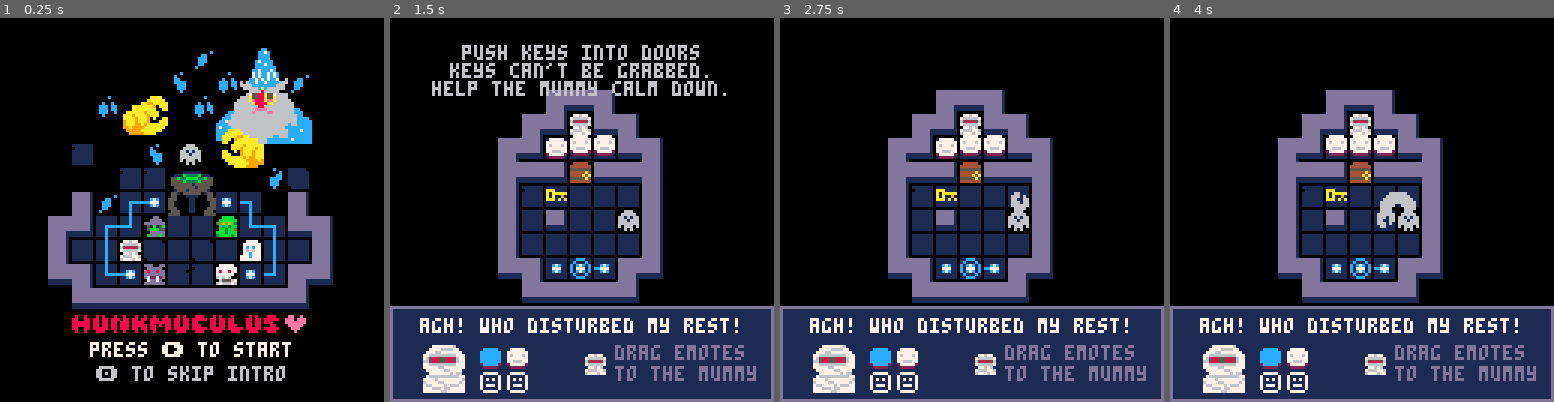
Above: before the commit, frames 1-4 (left to right).
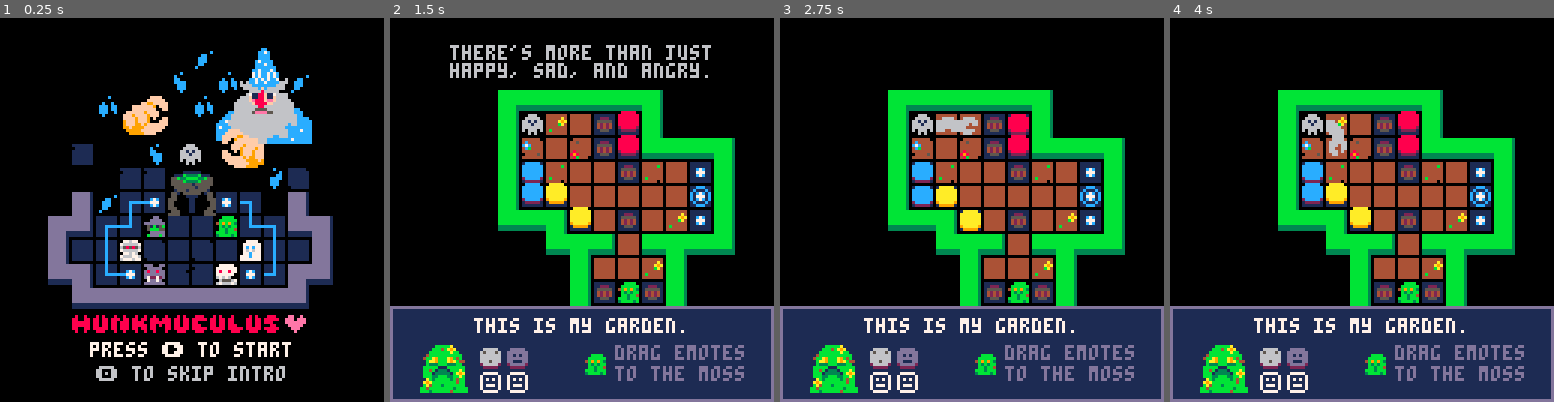
Above: after the commit, the same moments.

Repository: MisuseofMana/pico-8-carts
Game: PICO-8 cartridge hunkmunculus/hunkmunculus.p8
Same seed, same stepped clock (60 frames per second), same inputs: the game is played once before the commit and once after it.
Inputs:
- Up to frame 1 (0.25 s): no input
- Up to frame 2 (1.5 s): tap X (X key) at 0.33, 1.07 s; tap O (Z key) at 0.7 s
- Up to frame 3 (2.75 s): hold Right 1.6-2.1 s; tap O (Z key) at 1.7, 2.1, 2.5 s; tap X (X key) at 1.85 s; hold Up 2.15-2.42 s; hold Right from 2.47 s (still down)
- Up to frame 4 (4 s): tap O (Z key) at 2.9, 3.3, 3.7 s; tap X (X key) at 2.97 s; release Right at 3.03 s; hold Left 3.08-3.58 s; hold Down 3.63-3.97 s

The runs differ from the first frame. In frame 1, 1.5% of the frame differs, in the area x 32-72%, y 17-40%; in frame 2, 32%, in the area x 7-96%, y 7-98%; in frame 3, 29%; in frame 4, 29%.

Commit message:
add more levels

Diff:
--- a/hunkmunculus/hunkmunculus.p8
+++ b/hunkmunculus/hunkmunculus.p8
@@ -99,7 +99,7 @@
 	}
 
 	save_lvl()
-	init_lvl(7)
+	init_lvl(9)
 	music(0)
 end
 
@@ -956,146 +956,187 @@
 end
 
 leveldata={
-		{
-			--lvl 1 witch intro
-			rm={0,0,36,35,7,5},
-			goal={31},
-			intro="hey lil guy, what's up?",
-			lose="",
-			win="still learning to talk huh?",
-			banter={},
-			txt={
-				{"⬆️➡️⬇️⬅️ to move hand",8},
-				{"hold ❎/x to grab",2},
-				{"drag floating emotes."},
-			}
+	{
+		--lvl 1 witch intro
+		rm={0,0,36,35,7,5},
+		goal={31},
+		intro="hey lil guy, what's up?",
+		lose="",
+		win="still learning to talk huh?",
+		banter={},
+		txt={
+			{"⬆️➡️⬇️⬅️ to move hand",8},
+			{"hold ❎/x to grab",2},
+			{"drag floating emotes."},
+		}
+	},
+	{
+		--lvl 2 witch second intro
+		rm={7,0,30,40,9,5},
+		goal={46,30},
+		intro="did the wizard send you?",
+		lose="you're not making any sense.",
+		win="something's wrong with him?",
+		banter={
+			"i'll take that as a yes.",
 		},
-		{
-			--lvl 2 witch second intro
-			rm={7,0,30,40,9,5},
-			goal={46,30},
-			intro="did the wizard send you?",
-			lose="you're not making any sense.",
-			win="something's wrong with him?",
-			banter={
-				"i'll take that as a yes.",
-			},
-			txt={
-				{"respond with the right"},
-				{"emotes in the right order"},
-				{"to complete a level."},
-			}
+		txt={
+			{"respond with the right"},
+			{"emotes in the right order"},
+			{"to complete a level."},
+		}
+	},
+	{
+		--lvl 3 witch color merge
+		rm={25,0,40,30,7,7},
+		goal={12},
+		intro="you need more emotional depth.",
+		lose="that doesn't seem right...",
+		win="nice that's happy!",
+		banter={},
+		txt={
+			{"combine two yellow to"},
+			{"make a happy emote."},
 		},
-		{
-			--lvl 3 witch color merge
-			rm={25,0,40,30,7,7},
-			goal={12},
-			intro="you meed emotional variety.",
-			lose="that doesn't seem right...",
-			win="nice that's happy!",
-			banter={},
-			txt={
-				{"combine two yellow to"},
-				{"make a happy emote."},
-			},
+	},
+	{
+		--lvl 4 witch color merge 2
+		rm={32,0,30,34,7,5},
+		goal={13,14},
+		intro="show me angry...",
+		lose="tsk tsk, that's not it.",
+		win="nice work, you learn fast!",
+		banter={"great! now do sad."},
+		txt={
+			{"match two red for angry."},
+			{"match two blue for sad."}
 		},
-		{
-			--lvl 4 witch color merge 2
-			rm={32,0,30,34,7,5},
-			goal={13,14},
-			intro="show me angry...",
-			lose="tsk tsk, that's not it.",
-			win="nice work, you learn fast!",
-			banter={"great! now do sad."},
-			txt={
-				{"match two red for angry."},
-				{"match two blue for sad."}
-			},
+	},
+	{
+		--lvl 6 witch next level
+		rm={50,0,30,34,11,7},
+		goal={46},
+		intro="i've taught you all i know.",
+		lose="",
+		win="go visit my friend, moss.",
+		banter={},
+		txt={}
+	},
+	{
+		--lvl 7 moss intro barrels
+		rm={59,0,30,24,9,9},
+		goal={31},
+		intro="w-who's out there?",
+		lose="",
+		win="oh! a homunculus!?",
+		banter={},
+		txt={
+			{"barrels can be pushed"},
+			{"into empty spaces."}
 		},
-		{
-			--lvl 5 witch color merge 3
-			rm={39,0,30,34,11,7},
-			goal={15,28,29},
-			intro="now for complex emotions.",
-			lose="not quite...",
-			win="and that one is wistful.",
-			banter={
-				"that's joy, try another one!",
-				"that's dissapointment.",
-			},
-			txt={
-				{"mix primary colors to make"},
-				{"secondary colors. always takes"},
-				{"two matching colors to make a"},
-				{"new emotion."}
-			},
+	},
+	{
+		--lvl 8 moss sokoban
+		rm={68,0,36,24,7,8},
+		goal={30,46},
+		intro="s-sorry for being nervous.",
+		lose="what...",
+		win="come with m-me.",
+		banter={"did t-the witch send you?"},
+		txt={
+			{"if you get stuck, pause"},
+			{"and choose reset level."}
 		},
-		{
-			--lvl 6 witch next level
-			rm={50,0,30,34,11,7},
-			goal={46},
-			intro="i've taught you all i know.",
-			lose="",
-			win="go visit my friend moss.",
-			banter={},
-			txt={}
+	},
+	{
+		--lvl 9 moss adv colors
+		rm={39,0,30,34,11,7},
+		goal={63,98,99},
+		intro="try ∧mixing∧ colors.",
+		lose="that's not it...",
+		win="green is my favorite ♥",
+		banter={
+			"a lovely orange.",
+			"what a nice purple.",
 		},
-		{
-			--lvl 7 mummy intro keys
-			rm={9,10,36,24,7,9},
-			goal={62,31},
-			intro="agh! who disturbed my rest!",
-			lose="put me in my sarcophagus...",
-			win="sorry, been asleep 100 years.",
-			banter={
-				"aren't you afraid of my curse?",
-			},
-			txt={
-				{"push keys into doors"},
-				{"keys can't be grabbed."},
-				{"help the mummy calm down."}
-			},
+		txt={
+			{"mixing primary colors"},
+			{"makes secondary colors."}
 		},
-		{
-			--lvl 6 mummy traps
-			rm={0,12,26,32,9,5},
-			goal={46},
-			intro="watch out for sharp stuff.",
-			lose="",
-			win="i was worried you'd get hurt.",
-			banter={},
-			txt={
-				{"to get past traps, push"},
-				{"boxes onto pressure plates."}
-			},
+	},
+	{
+		--lvl 9 moss garden
+		rm={75,0,36,24,10,10},
+		goal={30,46},
+		intro="this is my garden.",
+		lose="i don't get it...",
+		win="let me t-teach you more.",
+		banter={
+			"it's nice here, right?",
+			"colors are the best.",
 		},
-		{
-			--lvl 7 mummy severed
-			rm={0,17,30,30,9,5},
-			goal={46},
-			intro="this is going to hurt...",
-			lose="",
-			win="ouch... are you alright?",
-			banter={},
-			txt={
-				{"try activating the trap"},
-				{"while your arm is over it..."},
-			},
+		txt={
+			{"there's more than just"},
+			{"happy, sad, and angry."}
 		},
-		{
-			--lvl 8 test
-			rm={0,17,30,30,9,7},
-			goal={12},
-			intro="this is going to hurt...",
-			lose="that's got me weirded out.",
-			win="ouch... are you alright?",
-			banter={},
-			txt={
-				{"try activating the trap"},
-				{"while your arm is over it..."},
-			},
+	},
+	{
+		--lvl 9 moss garden end
+		rm={85,0,36,24,8,6},
+		goal={31,31,31,31},
+		intro="thanks for visiting...",
+		lose="",
+		win="just match his energy.",
+		banter={
+		"go see the skeleton.",
+		"he's a bit odd..",
+		"but he's a good guy."
 		},
-	}
+		txt={
+			{"if you get stuck, pause"},
+			{"and choose reset level."}
+		},
+	},
+	{
+		--lvl 9 skeleton doors
+		rm={0,5,26,32,7,8},
+		goal={46},
+		intro="nobodies home!",
+		lose="",
+		win="i was worried you'd get hurt.",
+		banter={},
+		txt={
+			{"to get past traps, push"},
+			{"boxes onto pressure plates."}
+		},
+	},
+	{
+		--lvl 7 mummy severed
+		rm={0,17,30,30,9,5},
+		goal={46},
+		intro="this is going to hurt...",
+		lose="",
+		win="ouch... are you alright?",
+		banter={},
+		txt={
+			{"try activating the trap"},
+			{"while your arm is over it..."},
+		},
+	},
+	{
+		--lvl 8 test
+		rm={0,17,30,30,9,7},
+		goal={12},
+		intro="this is going to hurt...",
+		lose="that's got me weirded out.",
+		win="ouch... are you alright?",
+		banter={},
+		txt={
+			{"try activating the trap"},
+			{"while your arm is over it..."},
+		},
+	},
+}
 -->8
 --movement handling
 --map flag lookup
@@ -1767,39 +1808,39 @@
 
 __gff__
 0001020202020202020300000404040400000000000006000008000004040404000000000006060000050503030b040400000000000606090a0505050204040405050505000000000000000000000000000000000000000000000000000000000000040400000000000000000000000000000000000000000000000000000000
-0000000000000000000000000000000000000000000000000000000000000000010101010000000000000000000000000000000000000000000000000000000000000000000000000000000000000000000000000000000000000000000000000000000000000000000000000000000000000000000000000000000000000000
+0000000000000000000000000000000000000000000000000000000000000000010101010000050500000000000000000000000000000505000000000000000000000000000000000000000000000000000000000000000000000000000000000000000000000000000000000000000000000000000000000000000000000000
 __map__
-292a2a2a3a2a390000292a2a2a390000292a2a2a2a2a39000000292a2a2a39000000292a2a2a39292a2a2a292a2a2a2a2a39292a2a2a2a2a3900000000292a292a3900000000000000000000000000000000000000000000000000000000000000000000000000000d1800000000300000000032000000000000680045460000
-39543030303039292a3b302e302a2a3939420230301e2a2a39293b2f51252a39292a3b253d3e39393001323b2572257316393930303030302a2a3900293b5439302a39000000000000000000000000000000000000000000000000000000000000000000000000444c4d47000000003132300000000000000047004455566800
-3901301f300239390132303b303002392a2a293b3030301f3939013131160239390216012a2a3939303030313030303030393901302e3030025439293b30013930302a39000000000000000000000000000000000000000000000000000000000000000000000c155c5d152e00003330013130000000446a6b00446465666700
-393030303030392a2a39311e30292a3b292a3b3030303030392a392f5125293b2a2a39253d3e3939303030392f723d733f39393030303030292a3b392e303039303030390000000000000000000000000000000000000000000000000000000000000000000000681728690030000031423000310000007a7b00006e6f767700
-2a2a2a2a2a2a3b00002a2a2a2a3b0000390131303030303039002a2a2a2a3b0000002a2a2a2a3b39323030393e723d7362392a2a2a2a2a2a3b0000391f30303930300439000000000000000000000000000000000000000000000000000000000000000000000000270e00000000300033000000003300004752537e7f000000
-000000000000000000000000000000002a2a39303030302e3900000000000000000000000000003941022b393e722f736339000000000000000000391e30303b30303039000000000000000000000000000000000000000000000000000000000000000000003333000000000000000000000000000000333360610000693100
-0000000000000000000000000000000000002a2a2a2a2a2a3b00000000000000000000000000002a2a2a2a2a2a2a2a2a2a3b0000000000000000002a3930302b3030293b000000000000000000000000000000000000000000000000000000000000000000306c6d300000000000004546000000003968172670712518003900
-00000000000000000000000000000000292a2a2a2a2a2a2a2a2a2a2a2a2a2a39000000000000000000000000000000000000000000000000000000002a39303930293b00000000000000000000000000000000000000000000000000000000000000000031307c7d313100000000445556680000293b17280230300427182a39
-000000000000000000000000000000003930303030303030303030303030303900000000000000000000000000000000000000000000000000000000002a2a2a2a3b0000000000000000000000000000000000000000000000000000000000000000000000303131300000000047909192936900393034033130313005343039
-000000000000000000000000000000003930303030303030303030303030303900000000000000000000000000000000000000000000000000000000000000000000000000000000000000000000000000000000000000000000000000000000000000000000333300000000292aa0a1a2a32a392a392726073233062528293b
-0000000000000000000000292a39000039303030303030303030303030303039000000000000000000000000000000000000000000000000000000000000000000000000000000000000000000000000000000000000000000000000000000000000808182838485868788893930013132303339002a2a2a2a2a2a2a2a2a3b00
-00000000000000000000293b032a390039303030303030303030303030303039000000000000000000000000000000000000000000000000000000000000000000000000000000000000000000000000000000000000000000000000000000000000000000000000000000002a2a2a2a2a2a2a3b008081828384858687888900
-292a2a2a2a2a2a2a39293b1f1f1f2a3939303030303030303030303030303039000000000000000000000000000000000000000000000000000000000000000000000000000000000000000000000000000000000000000000000000000000000000000000000000000000320000000047004849004a4b00683c001f0d0e0f00
-393030303130370339292a3b192a2a392a2a2a2a2a2a2a2a2a2a2a2a2a2a2a3b0000000000000000000000000000000000000000000000000000000000000000000000000000000000000000000000000000000000000000000000000000000000000000000000000032333332000000000f5859695a5b0d0001000c52532e00
-3930012b2e2b3737393933093030303924000000000000000000000000000000000000000000000000000000000000000000000000000000000000000000000000000000000000000000000000000000000000000000000000000000000000000000000000000000304406076830000005292a2a2a2a2a390440001d1c1e1f00
-39303030313232303939303b30300139240000000000000000000000000000000000000000000000000000000000000000000000000000000000000000000000000000000000000000000000000000000000000000000000000000000000000000000000000000303303525302330044293b25151615262a3900003360613300
-2a2a2a2a2a2a2a2a3b3930303030303924000000000000000000000000000000000000000000000000000000000000000000000000000000000000000000000000000000000000000000000000000000000000000000000000000000000000000000000000000032324704056932320039023230013232033900323070713031
-292a2a2a2a2a2a2a392a39251626293b2400000000000000000000000000000000000000000000000000000000000000000000000000000000000000000000000000000000000000000000000000000000000000000000000000000000000000000000000000000030303333323200002a390732313106293b00003130323000
-390130300c0d303039002a2a2a2a3b00240000000000000000000000000000000000000000000000000000000000000000000000000000000000000000000000000000000000000000000000000000000000000000000000000000000000000000000000000000000000003032000000002a2a2a2a2a2a3b0000001012141311
-3930323030303030390000000000000024000000000000000000000000000000000000000000000000000000000000000000000000000000000000000000000000000000000000000000000000000000000000000000000000000000000000000000000000000000000000320000000069004745460000000000002410121123
-393030303030303039000000000000002400000000000000000000000000000000000000000000000000000000000000000000000000000000000000000000000000000000000000000000000000000000000000000000000000000000000000000000000000000000323333320000476a6b6855560000000000002224012122
-393030303031303039000000000000002400000000000000000000000000000000000000000000000000000000000000000000000000000000000000000000000000000000000000000000000000000000000000000000000000000000000000000000000000000030440f1c683000007a7b6465929344003b30002320131421
-3930303030300230390000000000000024000000000000000000000000000000000000000000000000000000000000000000000000000000000000000000000000000000000000000000000000000000000000000000000000000000000000000000000000000030330d78790c33000000292a2aa2a3293b380000201314120a
-2a2a2a2a2a2a2a2a3b000000000000002400000000000000000000000000000000000000000000000000000000000000000000000000000000000000000000000000000000000000000000000000000000000000000000000000000000000000000000000000003232471d0e69323200293b303330313b370031260000000000
-00000000292a2a2a2a2a2a3900000000240000000000000000000000000000000000000000000000000000000000000000000000000000000000000000000000000000000000000000000000000000000000000000000000000000000000000000000000000000003030333332320000395401323009193231023b1800000000
-000000293b32301f1f30362a390000002400000000000000000000000000000000000000000000000000000000000000000000000000000000000000000000000000000000000000000000000000000000000000000000000000000000000000000000000000000000000030320000002a393230303039320033000000000000
-00002939321e312a3b1728332a2a3900240000000000000000000000000000000000000000000000000000000000000000000000000000000000000000000000000000000000000000000000000000000000000000000000000000000000000000000000000000000000000000000000002a2a2a2a2a2a3b332b360000000000
-00293b3b171515151528323009192a3924000000000000000000000000000000000000000000000000000000000000000000000000000000000000000000000000000000000000000000000000000000000000000000000000000000000000000000000000000000000000000000000000000000000000002d3b000000000000
-293b3030343b2c17183b292a3932433900000000000000000000000000000000000000000000000000000000000000000000000000000000000000000000000000000000000000000000000000000000000000000000000000000000000000000000000000000000000000000000000000000000000000000031000000000000
-3930303927161528272639003932033900000000000000000000000000000000000000000000000000000000000000000000000000000000000000000000000000000000000000000000000000000000000000000000000000000000000000000000000000000000000000000000000000000000000000000000000000000000
-2a2a2a2a2a2a2a2a2a2a3b002a2a2a3b00000000000000000000000000000000000000000000000000000000000000000000000000000000000000000000000000000000000000000000000000000000000000000000000000000000000000000000000000000000000000000000000000000000000000000000000000000000
+292a2a2a3a2a390000292a2a2a39000000292a292a2a2a2a3900292a2a2a3900292a2a2a39000000292a2a2a2a2a2a390000292a2a2a2a2a3900000000000000292a3900292a292aa7a7b6a6a7a7a7a7a7b6000000a6a7a7a7a7a7a7b600000000000000000000000d1800000000300000000032000000000000680045460000
+39543030303039292a3b302e302a2a3900393d393030303039293b2516252a39393e3d252a2a3900393025722573162a39003930303041b32a2a39292a2a292a3b1f2a393901b6b404a5b6b60195b52b3db6000000b601b5b5b4b51fb600000000000000000000444c4d47000000003132300000000000000047004455566800
+3901511f510239390132303b30300239292a293b301e30023939015130510239292a3b011602390039305130513030b02a393901301fb1b20254393954b33930b3b004393930b695b5a4b6b6b4b5a52b3da7a7a7b6b6b5941f2bb52bb60000000000000000000c155c5d152e00003330013130000000446a6b00446465666700
+393030303030392a2a39311e30292a3b392f3901301f3030392a392f722f293b393e3d25292a3b293b303d722fb3b494a43939303030b042292a3b3901b23930b2b1293b39b2a7b6a41fb6b63ea4b5b52ba4b525b6b62bb52b1fb596b600000000000000000000681728690030000031423000310000007a7b00006e6f767700
+2a2a2a2a2a2a3b00002a2a2a2a3b00002a292a39302e304239002a2a2a2a3b002a2a2a2a3b00003901303e723d30a5b5a4392a2a2a2a2a2a3b00003930303bb130293b00393030b6302e39b63e2fb5b5b5b5b516b6b61fb5b5b5b504b60000000000000000000000270e00000000300033000000003300004752537e7f000000
+0000292a390000292a2a2a2a2a2a2a3900393e39303030303900000000000000000000000000002a2a392f723eb2b59504390000000000000000002a39302b3030390000392b2b3030b2b6a7a7b62fb52bb59525b6a7a7a7a7a7a7a7b70000000000000000003333000000000000000000000000000000333360610000693100
+00293b062a3900393030303130320639002a2a2a2a2a2a2a3b000000000000000000000000000000002a2a2a2a2a2a2a2a3b0000000000000000000039303930b3390000393030b33030390000a7a6b7b5a7a6a7b700000000000000000000000000000000306c6d300000000000004546000000003968172670712518003900
+293b1f1f1f2a3939300130313032323900000000000000000000000000000000000000000000000000000000000000000000000000000000000000002a2a2a2a2a3b00002a2a2a3a3a3a3b000000b6b5b595b6000000000000000000000000000000000031307c7d313100000000445556680000293b17280230300427182a39
+292a3b192a2a393930303031323230390000000000000000000000000000000000000000000000000000000000000000000000000000000000000000000000000000000000000000000000000000b62b042bb6000000000000000000000000000000000000303131300000000047909192936900393034033130313005343039
+392b2b092b2b392a2a2a2a2a2a2a2a3b0000000000000000000000000000000000000000000000000000000000000000000000000000000000000000000000000000000000000000000000000000a7a7a7a7b700000000000000000000000000000000000000333300000000292aa0a1a2a32a392a392726073233062528293b
+392b303001543900000000000000000000000000000000000000000000000000000000000000000000000000000000000000000000000000000000000000000000000000000000000000000000000000000000000000000000000000000000000000808182838485868788893930013132303339002a2a2a2a2a2a2a2a2a3b00
+2a39251625293b00000000000000000000000000000000000000000000000000000000000000000000000000000000000000000000000000000000000000000000000000000000000000000000000000000000000000000000000000000000000000000000000000000000002a2a2a2a2a2a2a3b008081828384858687888900
+002a2a2a2a3b0000000000000000000000000000000000000000000000000000000000000000000000000000000000000000000000000000000000000000000000000000000000000000000000000000000000000000000000000000000000000000000000000000000000320000000047004849004a4b00683c001f0d0e0f00
+00000000000000000000000000000000000000000000000000000000000000000000000000000000000000000000000000000000000000000000000000000000000000000000000000000000000000000000000000000000000000000000000000000000000000000032333332000000000f5859695a5b0d0001000c52532e00
+0000000000000000000000000000000000000000000000000000000000000000000000000000000000000000000000000000000000000000000000000000000000000000000000000000000000000000000000000000000000000000000000000000000000000000304406076830000005292a2a2a2a2a390440001d1c1e1f00
+00000000000000000000000000000000000000000000000000000000000000000000000000000000000000000000000000000000000000000000000000000000000000000000000000000000000000000000000000000000000000000000000000000000000000303303525302330044293b25151615262a3900003360613300
+0000000000000000000000000000000000000000000000000000000000000000000000000000000000000000000000000000000000000000000000000000000000000000000000000000000000000000000000000000000000000000000000000000000000000032324704056932320039023230013232033900323070713031
+000000000000000000000000000000000000000000000000000000000000000000000000000000000000000000000000000000000000000000000000000000000000000000000000000000000000000000000000000000000000000000000000000000000000000030303333323200002a390732313106293b00003130323000
+00000000000000000000000000000000000000000000000000000000000000000000000000000000000000000000000000000000000000000000000000000000000000000000000000000000000000000000000000000000000000000000000000000000000000000000003032000000002a2a2a2a2a2a3b0000001012141311
+0000000000000000000000000000000000000000000000000000000000000000000000000000000000000000000000000000000000000000000000000000000000000000000000000000000000000000000000000000000000000000000000000000000000000000000000320000000069004745460000000000002410121123
+000000000000000000000000000000000000000000000000000000000000000000000000000000000000000000000000000000000000000000000000000000000000000000000000000000000000000000000000000000000000000000000000000000000000000000323333320000476a6b6855560000000000002224012122
+000000000000000000000000000000000000000000000000000000000000000000000000000000000000000000000000000000000000000000000000000000000000000000000000000000000000000000000000000000000000000000000000000000000000000030440f1c683000007a7b6465929344003b30002320131421
+0000000000000000000000000000000000000000000000000000000000000000000000000000000000000000000000000000000000000000000000000000000000000000000000000000000000000000000000000000000000000000000000000000000000000030330d78790c33000000292a2aa2a3293b380000201314120a
+000000000000000000000000000000000000000000000000000000000000000000000000000000000000000000000000000000000000000000000000000000000000000000000000000000000000000000000000000000000000000000000000000000000000003232471d0e69323200293b303330313b370031260000000000
+00000000000000000000000000000000000000000000000000000000000000000000000000000000000000000000000000000000000000000000000000000000000000000000000000000000000000000000000000000000000000000000000000000000000000003030333332320000395401323009193231023b1800000000
+000000000000000000000000000000000000000000000000000000000000000000000000000000000000000000000000000000000000000000000000000000000000000000000000000000000000000000000000000000000000000000000000000000000000000000000030320000002a393230303039320033000000000000
+00000000000000000000000000000000000000000000000000000000000000000000000000000000000000000000000000000000000000000000000000000000000000000000000000000000000000000000000000000000000000000000000000000000000000000000000000000000002a2a2a2a2a2a3b332b360000000000
+0000000000000000000000000000000000000000000000000000000000000000000000000000000000000000000000000000000000000000000000000000000000000000000000000000000000000000000000000000000000000000000000000000000000000000000000000000000000000000000000002d3b000000000000
+0000000000000000000000000000000000000000000000000000000000000000000000000000000000000000000000000000000000000000000000000000000000000000000000000000000000000000000000000000000000000000000000000000000000000000000000000000000000000000000000000031000000000000
+0000000000000000000000000000000000000000000000000000000000000000000000000000000000000000000000000000000000000000000000000000000000000000000000000000000000000000000000000000000000000000000000000000000000000000000000000000000000000000000000000000000000000000
+0000000000000000000000000000000000000000000000000000000000000000000000000000000000000000000000000000000000000000000000000000000000000000000000000000000000000000000000000000000000000000000000000000000000000000000000000000000000000000000000000000000000000000
 1414141414141414141414141414141414141414141414141414141414141414141414141414141414141414141414141414141414141414141414141414141414141414141414141414141414141414141414141414141414141414141414141414141414141414141414141414141414141414141414141414141414141414
 
 
Not shown, changed: 54 lines of the sprite sheet (__gfx__) section of hunkmunculus/hunkmunculus.p8
